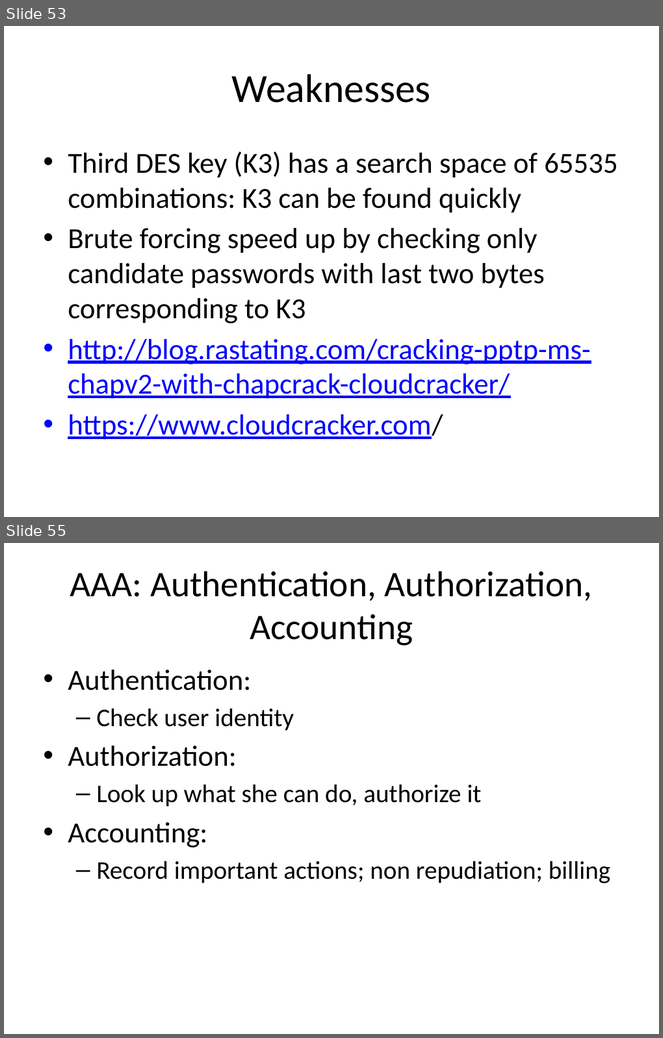
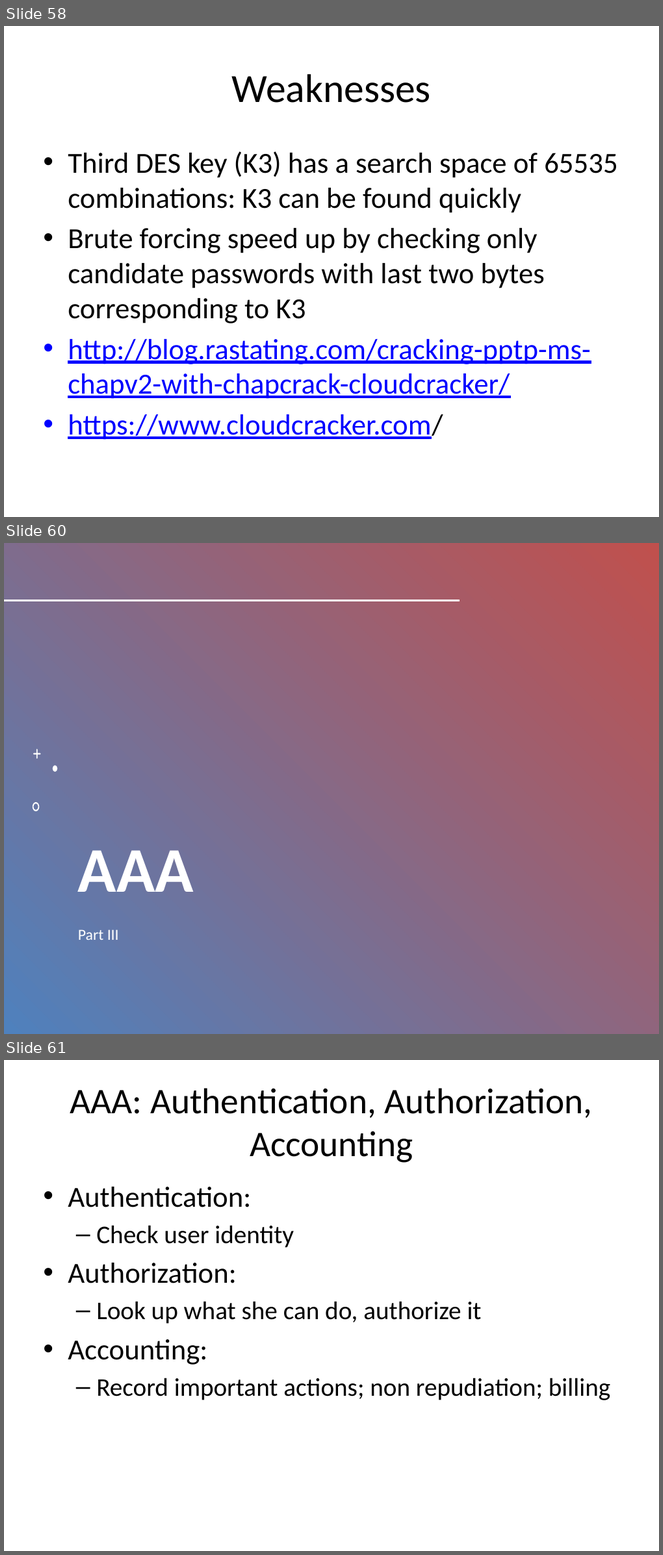
Before and after one commit to DeMaCS-UNICAL/NetworkSecurity, a slide deck: slides/PasswordStorage.pptx. Shown one above the other, each under a label of ours: slides 53 and 55 before the commit, slides 58, 60 and 61 after it; the slides between them are not shown. The pictures are 663x1038 and 663x1555 pixels, drawn with LibreOffice and Linux fonts; fonts in the diff are those of the drawing. Boxes give left, top, right and bottom in pixels: in the first picture for what was removed or moved away, otherwise in the second. Text is boxed around its words. In the diff, an @@ line names an element or a change of style, - is before the commit and + after.

```diff
--- a/slides/PasswordStorage.pptx
+++ b/slides/PasswordStorage.pptx
@@ slide 60 added at (x1=4, y1=543, x2=659, y2=1034), background #FFFFFF @@
@@ rectangle added at (x1=4, y1=543, x2=659, y2=1034), fill gradient #4F81BD to #C0504D @@
@@ line added from (5, 601) to (459, 601), #FFFFFF 2 pt @@
@@ freeform shape added at (x1=33, y1=749, x2=40, y2=759), fill #FFFFFF @@
@@ freeform shape added at (x1=53, y1=766, x2=57, y2=772), fill #FFFFFF @@
@@ freeform shape added at (x1=32, y1=802, x2=38, y2=811), fill #FFFFFF @@
@@ title added at (x1=78, y1=850, x2=194, y2=892), 70 pt, text #FFFFFF, bold @@
+AAA
@@ text added at (x1=78, y1=930, x2=119, y2=940), 17 pt, text #FFFFFF @@
+Part III
@@ what was slide 53 is now slide 58 @@
@@ what was slide 55 is now slide 61 @@
```
Also in this commit, not shown: 4 slides changed, 5 other slides added, 2 other files.
